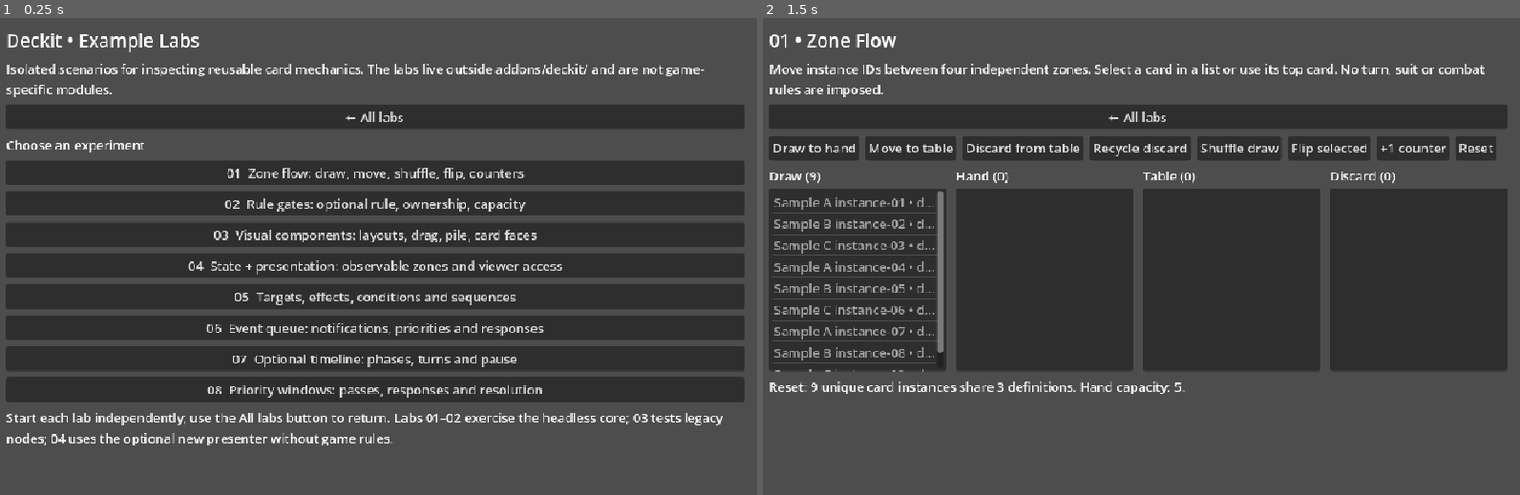
Above: before the commit, frames 1-2 (left to right).
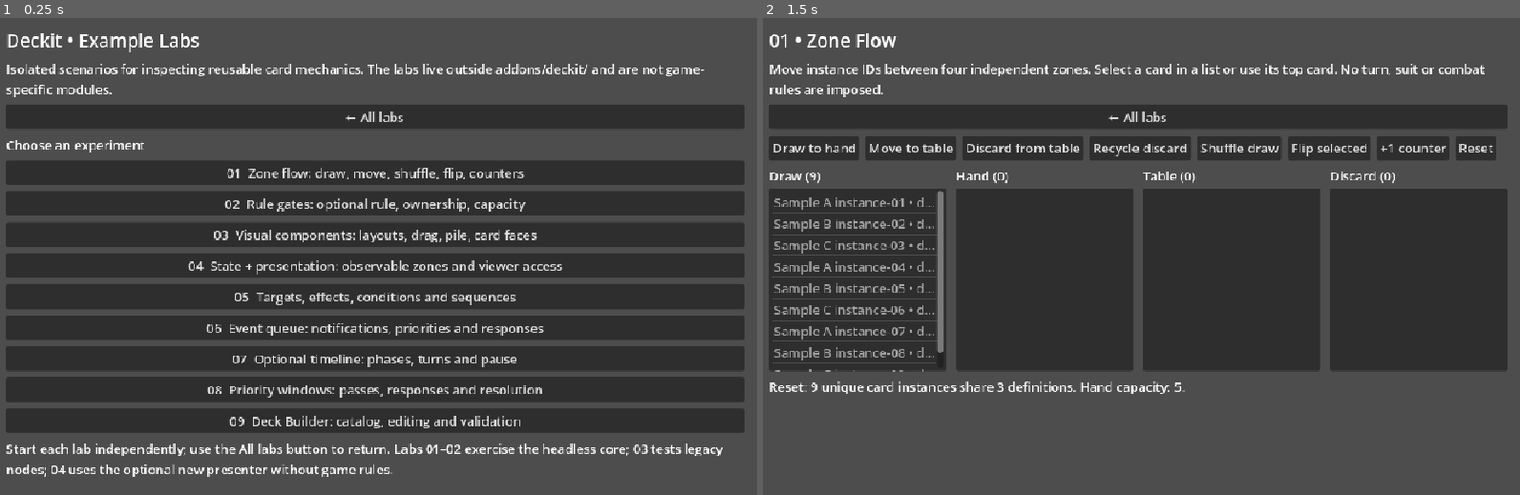
Above: after the commit, the same moments.

Repository: Dragonboon/Deckit
Game: Godot game, scene res://examples/labs/lab_hub.tscn
Same seed, same stepped clock (60 frames per second), same inputs: the game is played once before the commit and once after it. The project has no main scene, so this scene is started directly.
Inputs:
- Up to frame 1 (0.25 s): no input
- Up to frame 2 (1.5 s): click "← All labs" at 0.5 s; click "01 Zone flow: draw, move, shu…" at 1.25 s

The runs differ from the first frame. In frame 1, 6.8% of the frame differs, in the area x 0-99%, y 81-97%; in frame 2, nothing differs.

Commit message:
feat(deckit): add modular deck builder, editor and validation toolkit

Diff:
--- /dev/null
+++ b/examples/labs/deck_builder_lab.gd
@@ -0,0 +1,26 @@
+## Game-neutral sample catalog. Consumer apps supply their own Resources.
+extends Control
+
+
+func _ready() -> void:
+	var page := DeckitLabUI.page(self, "09 • Build a Deck",
+		"Search a catalog, choose an arbitrary section, add/remove copies, validate and save or reload a JSON deck in the user data folder.")
+	var catalog := DeckitCardCatalog.new()
+	for i in range(12):
+		var definition := DeckitCardDefinition.new()
+		definition.card_id = StringName("sample-%02d" % (i + 1))
+		definition.display_name = "Sample Card %02d" % (i + 1)
+		definition.tags = PackedStringArray(["type-%d" % (i % 3)])
+		definition.deck_limit = 2 if i == 0 else 0
+		catalog.add_card(definition)
+	var recipe := DeckitDeckList.new()
+	recipe.deck_name = "Example Deck"
+	var rules := DeckitDeckRules.new()
+	rules.minimum_cards = 4
+	rules.maximum_cards = 20
+	rules.default_copy_limit = 4
+	var editor := DeckitDeckBuilderUI.new()
+	editor.save_path = "user://deckit-lab-deck.json"
+	page.add_child(editor)
+	editor.setup(catalog, recipe, rules)
+	DeckitLabUI.info(page, "The first card has a per-card copy limit of 2. Try adding more, and watch validation identify the excess. 'side' or any other section ID is supported.")
--- /dev/null
+++ b/examples/labs/deck_builder_lab.tscn
@@ -0,0 +1,10 @@
+[gd_scene load_steps=2 format=3]
+[ext_resource type="Script" path="res://examples/labs/deck_builder_lab.gd" id="1_script"]
+[node name="DeckBuilderLab" type="Control"]
+layout_mode = 3
+anchors_preset = 15
+anchor_right = 1.0
+anchor_bottom = 1.0
+grow_horizontal = 2
+grow_vertical = 2
+script = ExtResource("1_script")
--- a/examples/labs/lab_hub.gd
+++ b/examples/labs/lab_hub.gd
@@ -15,6 +15,7 @@
 	DeckitLabUI.button(page, "06  Event queue: notifications, priorities and responses", _open.bind("events_lab"))
 	DeckitLabUI.button(page, "07  Optional timeline: phases, turns and pause", _open.bind("turns_lab"))
 	DeckitLabUI.button(page, "08  Priority windows: passes, responses and resolution", _open.bind("priority_lab"))
+	DeckitLabUI.button(page, "09  Deck Builder: catalog, editing and validation", _open.bind("deck_builder_lab"))
 	DeckitLabUI.info(
 		page,
 		"Start each lab independently; use the All labs button to return. Labs 01–02 exercise the headless core; 03 tests legacy nodes; 04 uses the optional new presenter without game rules."
--- /dev/null
+++ b/tests/headless/test_deck_builder.gd
@@ -0,0 +1,62 @@
+extends SceneTree
+
+var passed: int = 0
+var failed: int = 0
+
+
+func _initialize() -> void:
+	call_deferred("_run")
+
+
+func _check(ok: bool, label: String) -> void:
+	if ok:
+		passed += 1
+	else:
+		failed += 1
+		push_error("[Deckit decks] " + label)
+
+
+func _run() -> void:
+	var catalog := DeckitCardCatalog.new()
+	var a := DeckitCardDefinition.new()
+	a.card_id = &"a"
+	a.display_name = "Alpha"
+	a.tags = PackedStringArray(["unit"])
+	a.deck_limit = 2
+	var b := DeckitCardDefinition.new()
+	b.card_id = &"b"
+	b.display_name = "Beta"
+	b.tags = PackedStringArray(["item"])
+	_check(catalog.add_card(a) and catalog.add_card(b), "Populate catalog")
+	_check(not catalog.add_card(a), "Reject duplicate catalog ID")
+	_check(catalog.search("alp").size() == 1, "Search title")
+	_check(catalog.search("", "unit").size() == 1, "Search tag")
+	var deck := DeckitDeckList.new()
+	_check(deck.add(&"a", 2), "Add copies")
+	_check(deck.add(&"b", 1, &"side"), "Arbitrary sections")
+	_check(deck.count(&"a") == 2 and deck.total_cards() == 3, "Count entries")
+	var rules := DeckitDeckRules.new()
+	rules.minimum_cards = 3
+	rules.default_copy_limit = 4
+	_check(DeckitDeckValidator.is_valid(deck, catalog, rules), "Valid recipe")
+	_check(deck.add(&"a", 1, &"side"), "Editor permits draft exceeding limit")
+	_check(not DeckitDeckValidator.is_valid(deck, catalog, rules), "Combined copy limit")
+	_check(deck.remove(&"a", 1, &"side"), "Remove copy")
+	_check(DeckitDeckValidator.is_valid(deck, catalog, rules), "Corrected draft")
+	var copy := deck.copy_deck()
+	_check(copy.set_count(&"a", 1), "Edit copy")
+	_check(deck.count(&"a") == 2 and copy.count(&"a") == 1, "Independent copy")
+	var json := DeckitDeckCodec.encode(deck)
+	var imported := DeckitDeckCodec.decode(json)
+	_check(imported != null, "Decode JSON")
+	if imported != null:
+		_check(imported.total_cards() == 3 and imported.count(&"b", &"side") == 1, "Roundtrip")
+	_check(DeckitDeckCodec.decode("{bad") == null, "Reject broken JSON")
+	_check(DeckitDeckCodec.decode('{"format":"deckit.deck","version":99,"name":"","author":"","notes":"","cards":[]}') == null, "Reject unsupported format")
+	rules.allowed_tags = PackedStringArray(["unit"])
+	_check(not DeckitDeckValidator.is_valid(deck, catalog, rules), "Tag requirement")
+	rules.allowed_tags = PackedStringArray()
+	_check(deck.add(&"missing", 1), "Allow incomplete draft")
+	_check(not DeckitDeckValidator.is_valid(deck, catalog, rules), "Missing catalog card")
+	print("[Deckit decks] %d passed, %d failed" % [passed, failed])
+	quit(0 if failed == 0 else 1)
Not shown, added: addons/deckit/src/building/card_catalog.gd
Not shown, added: addons/deckit/src/building/deck_builder_ui.gd
Not shown, added: addons/deckit/src/building/deck_codec.gd
Not shown, added: addons/deckit/src/building/deck_entry.gd
Not shown, added: addons/deckit/src/building/deck_issue.gd
Not shown, added: addons/deckit/src/building/deck_list.gd
Not shown, added: addons/deckit/src/building/deck_rule.gd
Not shown, added: addons/deckit/src/building/deck_rules.gd
Not shown, added: addons/deckit/src/building/deck_section_rule.gd
Not shown, added: addons/deckit/src/building/deck_validator.gd
Not shown, changed: README.md
Not shown, added: docs/DECK_BUILDER.md
(and 2 more such lines)
